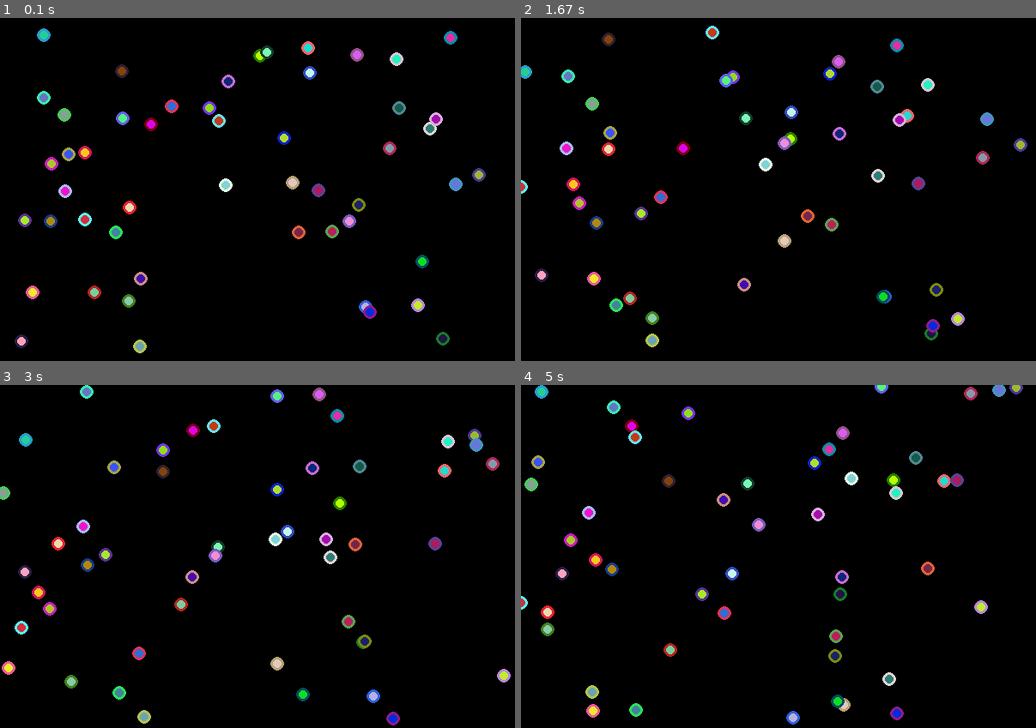
Above: before the commit, frames 1-4 (two rows, left to right).
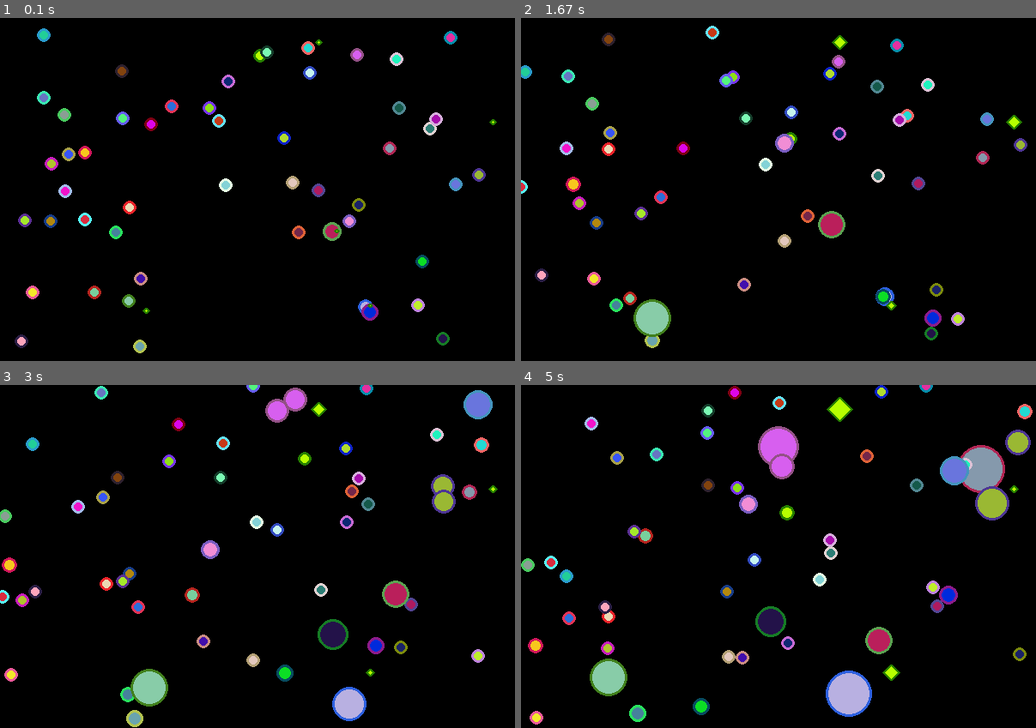
Above: after the commit, the same moments.

Repository: JonKramme/python-pygame-cell-simulation
Game: pygame game, started from main.py
Two runs of this game, one before a commit and one after it. Both use one fixed random seed, a clock stepped at 60 frames per second and the inputs below.
Inputs:
- Up to frame 1 (0.1 s): no input
- Up to frame 2 (1.67 s): no input
- Up to frame 3 (3 s): no input
- Up to frame 4 (5 s): no input

The runs differ from the first frame. In frame 1, 0.3% of the frame differs, in the area x 27-97%, y 6-89%; in frame 2, 1.5%; in frame 3, 10%; in frame 4, 12%, in the area x 0-100%, y 0-99%.

Commit message:
Cells are able to eat eachother, as rule: no lost nutrients (WIP: leave food on death) reworked Constructors and modified values

Diff:
--- a/Cell.py
+++ b/Cell.py
@@ -14,18 +14,18 @@
 
 
 class Cell(Organism):
-    def __init__(self, position, primaryColor, secondaryColor, nutrients=200, size=2, growthThreshold=25, resistance=random.randint(0, 10),
-                 generation=0, speed=0.5, direction=(0, 0), consumptionSpeed=random.randint(5, 10),
-                 requiredNutrientsPerCycle=50, reproductionSizeThreshold=random.randint(15, 30),
-                 maxSpeed=(1, 1)):
-        super().__init__(position, nutrients, size, growthThreshold, resistance, primaryColor, secondaryColor)
+    def __init__(self, position, primaryColor, secondaryColor, nutrients=200, size=2, resistance=random.randint(0, 10),
+                 generation=0, speed=0.5, direction=(0, 0), growthThreshold=random.randint(15, 30),
+                 consumptionSpeed=random.randint(5, 10), requiredNutrientsPerCycle=50,
+                 reproductionSizeThreshold=random.randint(15, 30), maxSpeed=(1, 1)):
+        super().__init__(position, primaryColor, secondaryColor, nutrients, size, resistance, reproductionSizeThreshold)
         self.id = next(generateID())
         self.generation = generation
         self.speed = speed
         self.direction = np.array(direction, dtype='float64')
+        self.growthThreshold = growthThreshold
         self.consumptionAmount = consumptionSpeed
         self.requiredNutrientsPerCycle = requiredNutrientsPerCycle
-        self.reproductionSizeThreshold = reproductionSizeThreshold
         self.maxSpeed = maxSpeed
         self.age = 0
 
--- a/Food.py
+++ b/Food.py
@@ -1,3 +1,7 @@
+import math
+import random
+
+import numpy as np
 import pygame
 
 from Organism import Organism
@@ -5,17 +9,51 @@
 
 class Food(Organism):
 
-    def __init__(self, position, nutrients, size, growthThreshold, resistance, primaryColor, secondaryColor):
-        super().__init__(position, nutrients, size, growthThreshold, resistance, primaryColor, secondaryColor)
+    def __init__(self, position, primaryColor, secondaryColor, nutrients=200, resistance=0,reproductionSizeThreshold=25
+                 ,canGrow=True):
+        super().__init__(position, primaryColor, secondaryColor, nutrients, self.calc_size(nutrients), resistance,
+                         reproductionSizeThreshold)
+        self.baseGrowthAmount = 5
+        self.growthTimer = 2
+        self.counter = 0
+        self.canGrow = canGrow
 
     def update(self,screen,cells, height, width):
-        pass
+        if self.nutrients <= 0:
+            cells.remove(self)
+        if self.canGrow:
+            self.grow()
+        self.size = self.calc_size(self.nutrients)
+        self.reproduce(cells)
+        self.draw(screen)
+
+    @staticmethod
+    def calc_size(nutrients):
+        return math.ceil(nutrients/100)
+
+    def grow(self):
+        if self.counter <= 0:
+            self.nutrients += self.baseGrowthAmount+self.size
+            self.counter = self.growthTimer
+        else:
+            self.counter -= 1
+
 
     def draw(self, screen):
         points = ((self.position[0]+1*self.size, self.position[1]), (self.position[0], self.position[1]+1*self.size),
                   (self.position[0]-1*self.size, self.position[1]), (self.position[0], self.position[1]-1*self.size))
         pygame.draw.polygon(screen, self.primaryColor, points)
-        pygame.draw.lines(screen, self.secondaryColor, True, points,3)
+        pygame.draw.lines(screen, self.secondaryColor, True, points, 3)
 
     def reproduce(self, organismList):
-        pass
+        if self.size >= self.reproductionSizeThreshold:
+            self.nutrients = self.nutrients / 2
+            self.size = self.size / 2
+            tmp = random.uniform(0, self.reproductionSizeThreshold*2)
+            direct = np.array((tmp, self.reproductionSizeThreshold*2-tmp),dtype="float64")
+
+            organismList.append(
+                Food(self.position+direct, self.primaryColor, self.secondaryColor,
+                     nutrients=self.nutrients, resistance=self.resistance,
+                     reproductionSizeThreshold=self.reproductionSizeThreshold)
+            )
--- a/Organism.py
+++ b/Organism.py
@@ -5,17 +5,21 @@
 
 
 class Organism(ABC):
-    def __init__(self, position, nutrients, size, growthThreshold, resistance, primaryColor, secondaryColor):
+    def __init__(self, position, primaryColor, secondaryColor, nutrients, size, resistance, reproductionSizeThreshold):
         self.position = np.array(position, dtype='float64')
         self.nutrients = nutrients
         self.size = size
-        self.growthThreshold = growthThreshold
         self.resistance = resistance
         self.primaryColor = primaryColor
         self.secondaryColor = secondaryColor
+        self.reproductionSizeThreshold = reproductionSizeThreshold
 
     @abstractmethod
     def update(self, screen, cells, height, width):
+        pass
+
+    @abstractmethod
+    def grow(self):
         pass
 
     @abstractmethod
--- a/main.py
+++ b/main.py
@@ -37,7 +37,8 @@
                           random_color(), random_color()))
 
     for x in range(5):
-        #cells.append(Food((random.randrange(boundary[0], boundary[2]), random.randrange(boundary[1], boundary[3]))))
+        cells.append(Food((random.randrange(boundary[0], boundary[2]), random.randrange(boundary[1], boundary[3])),
+                          (182, 255, 0), (38, 127, 0)))
         pass
 
     while True:
